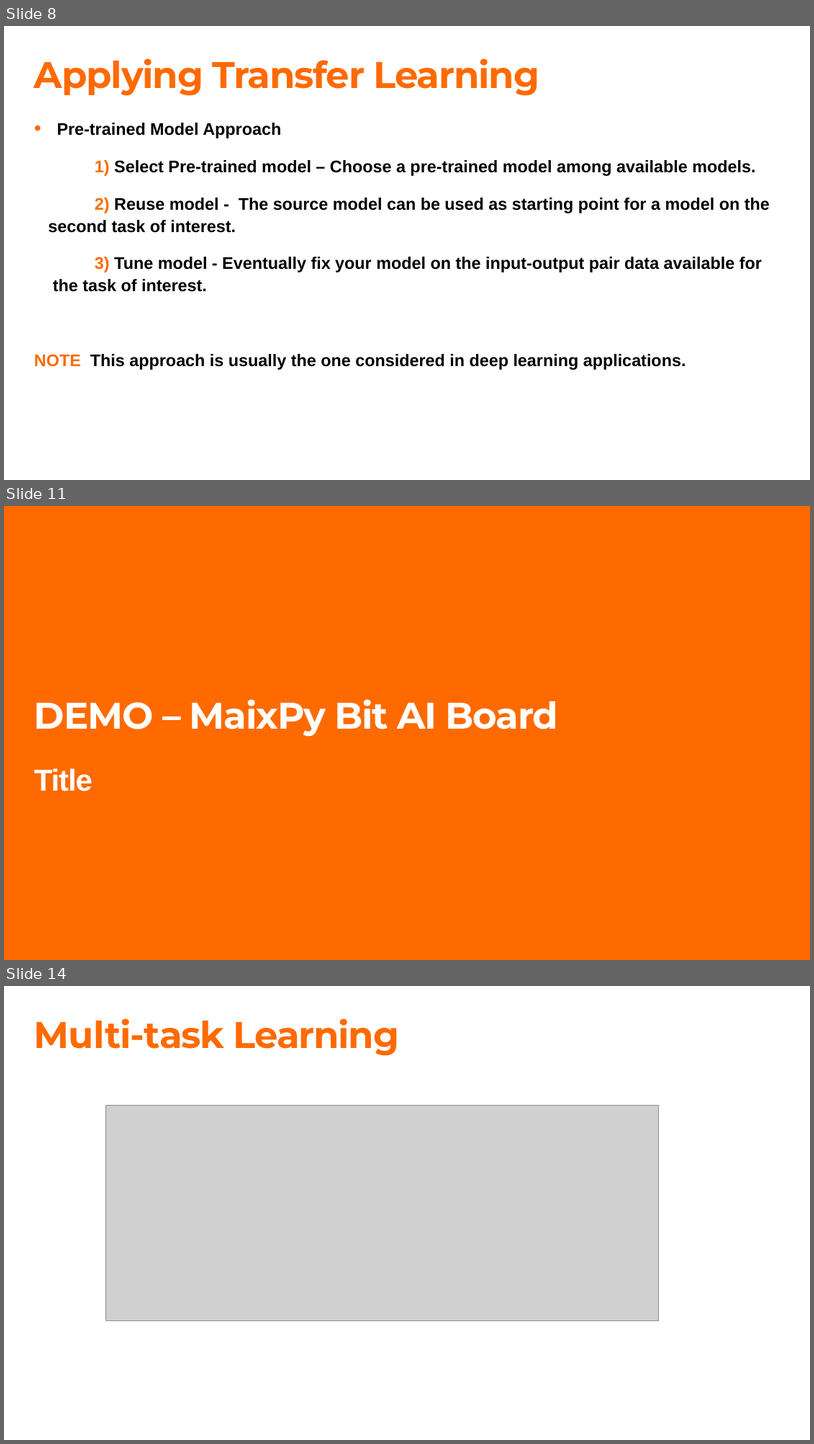
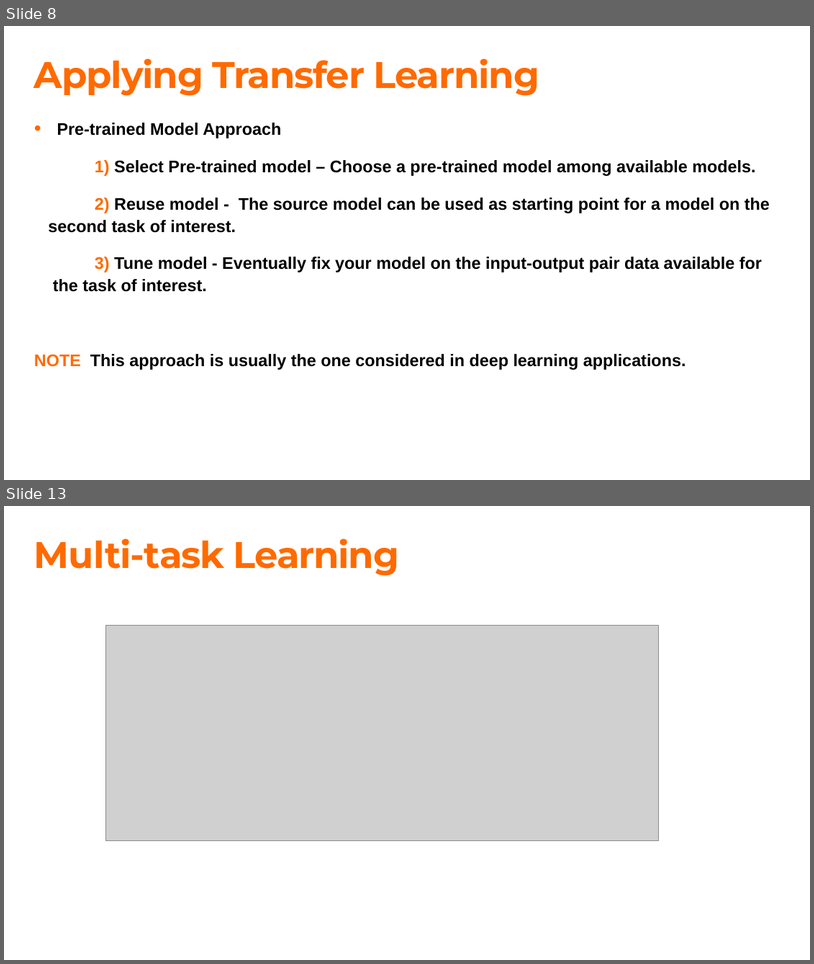
Before and after one commit to Ace95/transferlearning_AIDay, a slide deck: TransferLearning.pptx. Shown one above the other, each under a label of ours: slides 8, 11 and 14 before the commit, slides 8 and 13 after it; the slides between them are not shown. The pictures are 814x1444 and 814x964 pixels, drawn with LibreOffice and Linux fonts; fonts in the diff are those of the drawing; grey boxes stand for pictures; background and template pictures are left out. Boxes give left, top, right and bottom in pixels: in the first picture for what was removed or moved away, otherwise in the second. Text is boxed around its words. In the diff, an @@ line names an element or a change of style, - is before the commit and + after.

```diff
--- a/TransferLearning.pptx
+++ b/TransferLearning.pptx
@@ slide 11 removed at [4,506,810,960], background #FF6A00 @@
@@ rectangle removed at [343,538,771,929] @@
@@ title removed at [34,699,559,736] @@
-DEMO – MaixPy Bit AI Board
@@ text removed at [34,768,93,791] @@
-Title
@@ what was slide 14 is now slide 13 @@
```
Also in this commit, not shown: 2 slides changed, 2 other files.
